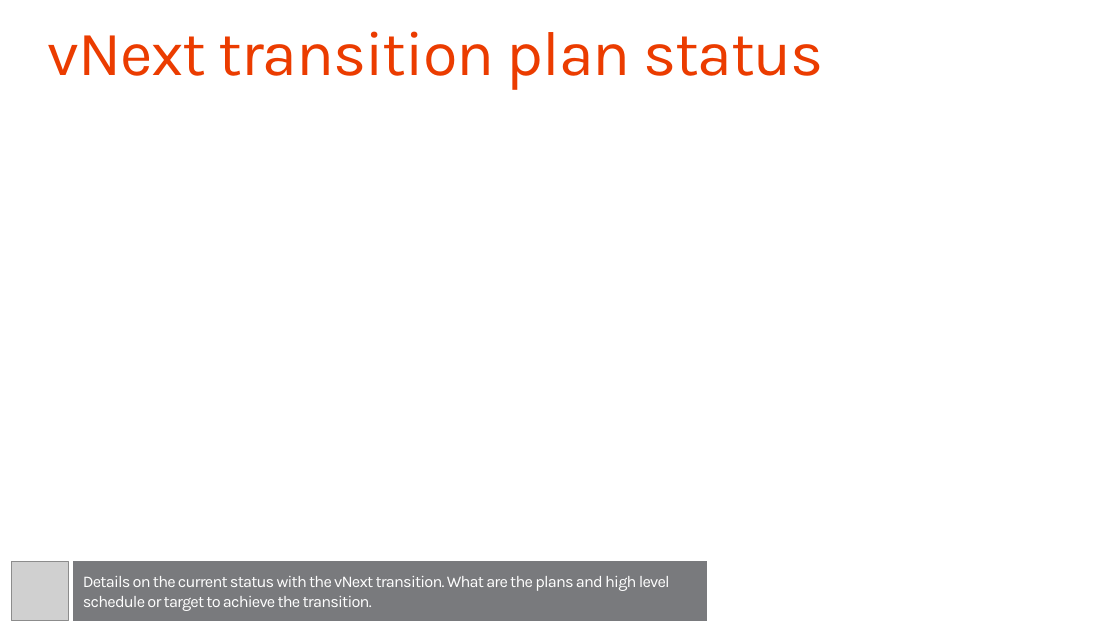
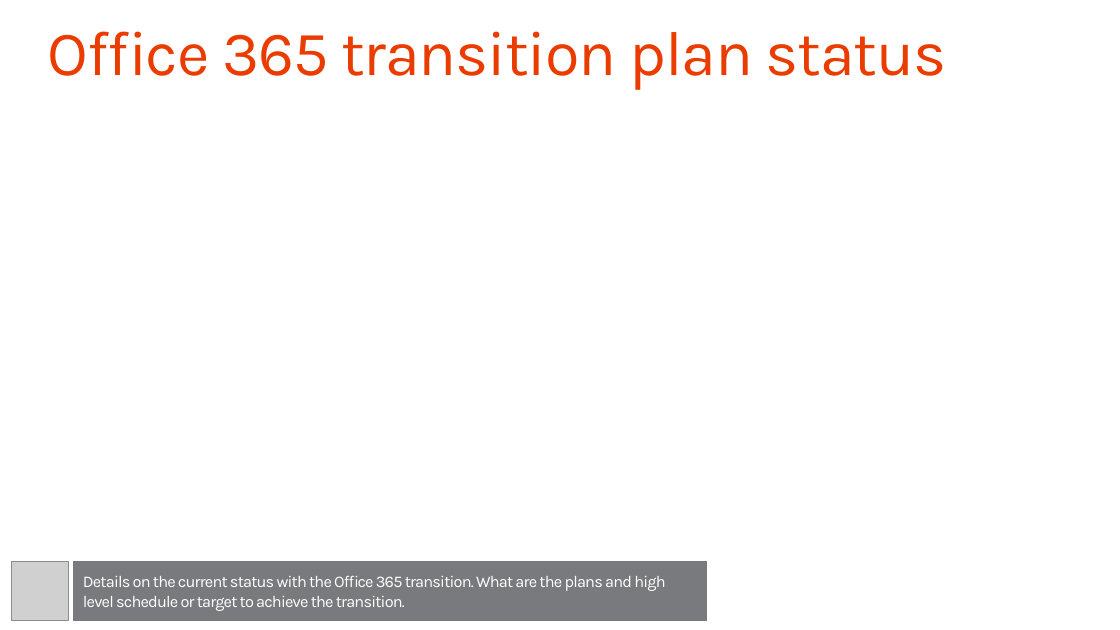
Before and after one commit to SharePoint/PnP-Guidance, a slide deck: slide 13 of PnP Transformation Process/Templates/Solution Design Report Presentation Template.pptx. Drawn at 1120x630 pixels with LibreOffice and Linux fonts; fonts in the diff are those of the drawing; grey boxes stand for pictures; background and template pictures are left out. Boxes give left, top, right and bottom in pixels: in the first picture for what was removed or moved away, otherwise in the second. Text is boxed around its words. In the diff, an @@ line names an element or a change of style, - is before the commit and + after.

```diff
--- a/PnP Transformation Process/Templates/Solution Design Report Presentation Template.pptx
+++ b/PnP Transformation Process/Templates/Solution Design Report Presentation Template.pptx
@@ title at (48,31,947,90): text changed @@
-vNext transition plan status
+Office 365 transition plan status
@@ text in rectangle at (83,576,665,611): text changed @@
-Details on the current status with the vNext transition. What are the plans and high level schedule or target to achieve the transition.
+Details on the current status with the Office 365 transition. What are the plans and high level schedule or target to achieve the transition.
```
Also in this commit, not shown: 2 other slides changed, 5 other files.
